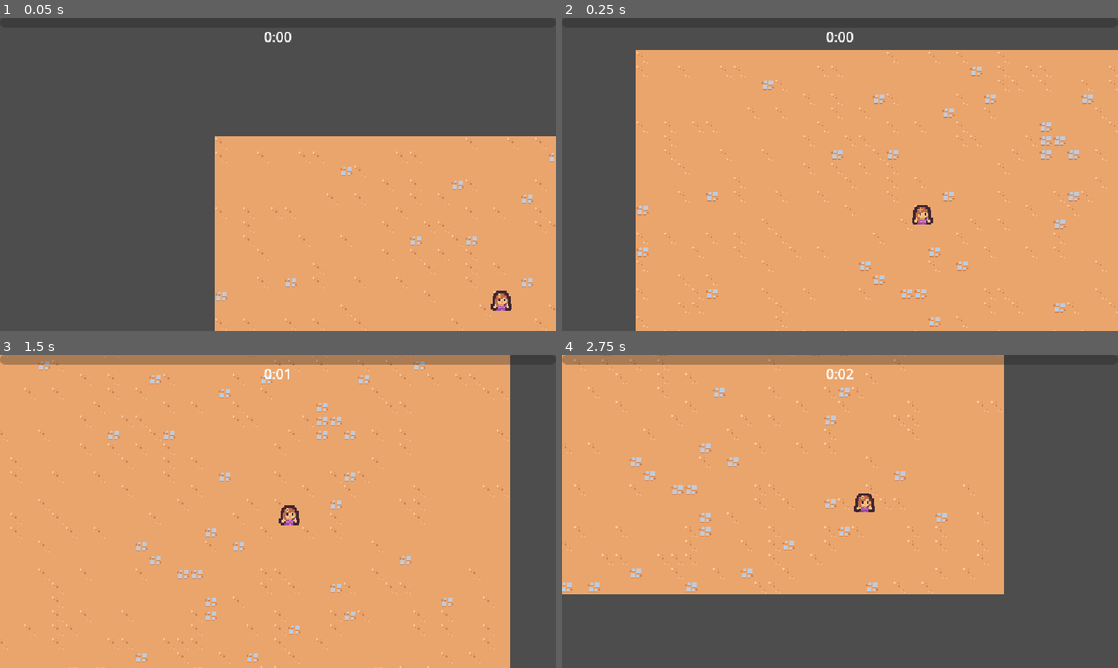
Above: before the commit, frames 1-4 (two rows, left to right).
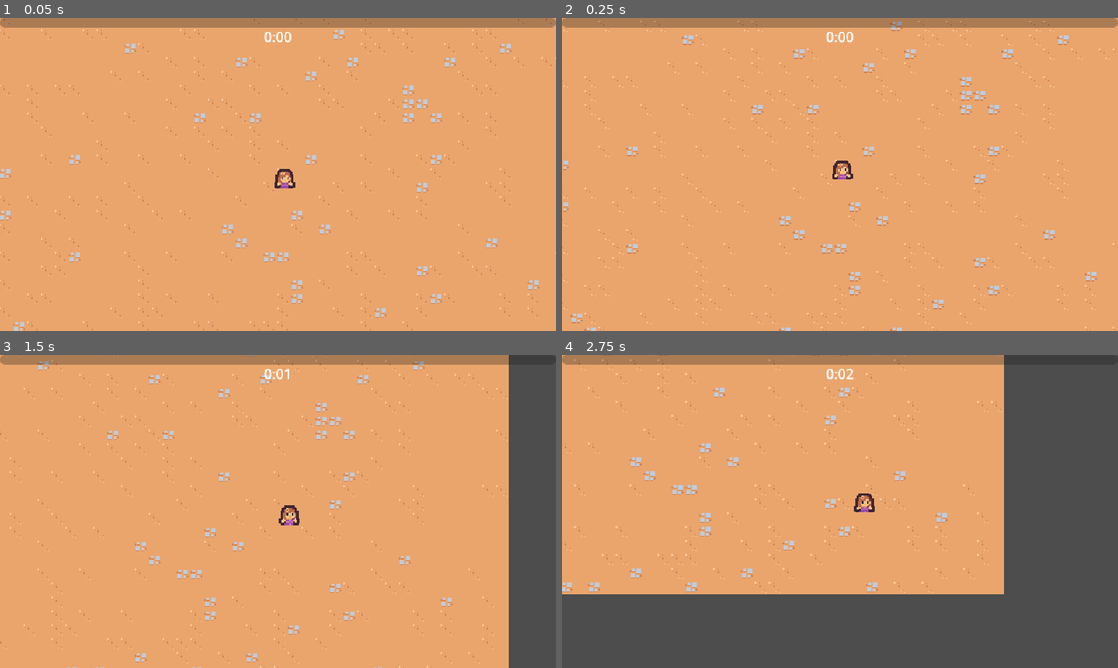
Above: after the commit, the same moments.

Repository: annehailer/cute-survivors
Game: Godot game, scene res://scenes/main/main.tscn
Two runs of this game, one before a commit and one after it. Both use one fixed random seed, a clock stepped at 60 frames per second and the inputs below.
Inputs:
- Up to frame 1 (0.05 s): no input
- Up to frame 2 (0.25 s): no input
- Up to frame 3 (1.5 s): hold Right (move_right) 0.53-1.28 s; hold Down (move_down) from 1.28 s (still down)
- Up to frame 4 (2.75 s): release Down (move_down) at 2.03 s; hold Right (move_right) from 2.03 s (still down)

The runs differ from the first frame. In frame 1, 64% of the frame differs, in the area x 0-100%, y 0-100%; in frame 2, 26%; in frame 3, 2.0%; in frame 4, nothing differs.

Commit message:
feat: upgrate UI groundwork

Diff:
--- /dev/null
+++ b/scenes/UI/ability_upgrade_card.gd
@@ -0,0 +1,9 @@
+extends PanelContainer
+
+@onready var name_label: Label = %NameLabel
+@onready var description_label: Label = %DescriptionLabel
+
+
+func set_ability_upgrade(upgrade: AbilityUpgrade):
+	name_label.text = upgrade.name
+	description_label.text = upgrade.description
--- /dev/null
+++ b/scenes/UI/ability_upgrade_card.tscn
@@ -0,0 +1,21 @@
+[gd_scene format=3 uid="uid://cchhbvtlrj1ue"]
+
+[ext_resource type="Script" uid="uid://cnbg6ghs57kud" path="res://scenes/UI/ability_upgrade_card.gd" id="1_xbdcf"]
+
+[node name="AbilityUpgradeCard" type="PanelContainer" unique_id=991648117]
+custom_minimum_size = Vector2(120, 150)
+script = ExtResource("1_xbdcf")
+
+[node name="VBoxContainer" type="VBoxContainer" parent="." unique_id=270373968]
+layout_mode = 2
+
+[node name="NameLabel" type="Label" parent="VBoxContainer" unique_id=1711794633]
+unique_name_in_owner = true
+layout_mode = 2
+text = "test name"
+
+[node name="DescriptionLabel" type="Label" parent="VBoxContainer" unique_id=273962506]
+unique_name_in_owner = true
+layout_mode = 2
+text = "Description here"
+autowrap_mode = 2
--- /dev/null
+++ b/scenes/UI/upgrade_screen.gd
@@ -0,0 +1,14 @@
+extends CanvasLayer
+
+@export var upgrade_card_scene: PackedScene
+@onready var card_container: HBoxContainer = %CardContainer
+
+func _ready():
+	get_tree().paused = true
+
+
+func set_ability_upgrades(upgrades: Array[AbilityUpgrade]):
+	for upgrade in upgrades:
+		var card_instance = upgrade_card_scene.instantiate()
+		card_container.add_child(card_instance)
+		card_instance.set_ability_upgrade(upgrade)
--- /dev/null
+++ b/scenes/UI/upgrade_screen.tscn
@@ -0,0 +1,22 @@
+[gd_scene format=3 uid="uid://fjoa62ht37sa"]
+
+[ext_resource type="PackedScene" uid="uid://cchhbvtlrj1ue" path="res://scenes/UI/ability_upgrade_card.tscn" id="1_auatr"]
+[ext_resource type="Script" uid="uid://4g20x06fklgu" path="res://scenes/UI/upgrade_screen.gd" id="1_l62tb"]
+
+[node name="UpgradeScreen" type="CanvasLayer" unique_id=197727343]
+process_mode = 3
+script = ExtResource("1_l62tb")
+upgrade_card_scene = ExtResource("1_auatr")
+
+[node name="MarginContainer" type="MarginContainer" parent="." unique_id=829682103]
+anchors_preset = 15
+anchor_right = 1.0
+anchor_bottom = 1.0
+grow_horizontal = 2
+grow_vertical = 2
+
+[node name="CardContainer" type="HBoxContainer" parent="MarginContainer" unique_id=33390800]
+unique_name_in_owner = true
+layout_mode = 2
+size_flags_horizontal = 4
+size_flags_vertical = 4
--- a/scenes/main/main.tscn
+++ b/scenes/main/main.tscn
@@ -28,6 +28,7 @@
 exp_manager = NodePath("../ExpManager")
 
 [node name="GameCamera" parent="." unique_id=1025735755 instance=ExtResource("3_k2fmo")]
+position = Vector2(320, 180)
 
 [node name="TileMap" type="TileMapLayer" parent="." unique_id=2094235984]
 tile_map_data = PackedByteArray("AAACAAEAAAAAAAQAAAADAAEAAAABAAQAAAAEAAEAAAAAAAQAAAADAAIAAAAAAAQAAAACAAIAAAAAAAQAAAACAA …(17120 unchanged characters)…
--- a/scenes/managers/exp_manager.gd
+++ b/scenes/managers/exp_manager.gd
@@ -7,7 +7,7 @@
 
 var current_exp = 0
 var current_level = 1
-var target_exp = 5
+var target_exp = 1
 
 
 func _ready():
--- a/scenes/managers/upgrade_manager.gd
+++ b/scenes/managers/upgrade_manager.gd
@@ -2,6 +2,7 @@
 
 @export var upgrade_pool: Array[AbilityUpgrade]
 @export var exp_manager: Node
+@export var upgrade_screen_scene: PackedScene
 
 var current_upgrades = {}
 
@@ -15,11 +16,16 @@
 	if chosen_upgrade == null:
 		return
 
-	var has_upgrade = current_upgrades.has(chosen_upgrade.id)
+	var upgrade_screen_instance = upgrade_screen_scene.instantiate()
+	add_child(upgrade_screen_instance)
+	upgrade_screen_instance.set_ability_upgrades([chosen_upgrade] as Array[AbilityUpgrade])
+
+func apply_upgrade(upgrade: AbilityUpgrade):
+	var has_upgrade = current_upgrades.has(upgrade.id)
 	if !has_upgrade:
-		current_upgrades[chosen_upgrade.id] = {
-			"resource": chosen_upgrade,
+		current_upgrades[upgrade.id] = {
+			"resource": upgrade,
 			"quantity": 1
 		}
 	else:
-		current_upgrades[chosen_upgrade.id]["quantity"] += 1
+		current_upgrades[upgrade.id]["quantity"] += 1
--- a/scenes/managers/upgrade_manager.tscn
+++ b/scenes/managers/upgrade_manager.tscn
@@ -3,7 +3,9 @@
 [ext_resource type="Script" uid="uid://d3r51a4y74jvi" path="res://scenes/managers/upgrade_manager.gd" id="1_04hjb"]
 [ext_resource type="Script" uid="uid://dydbfujja1q7y" path="res://resources/upgrades/ability_upgrade.gd" id="2_h5slu"]
 [ext_resource type="Resource" uid="uid://6dxwmwjxi6pm" path="res://resources/upgrades/sword_rate.tres" id="3_y3w1s"]
+[ext_resource type="PackedScene" uid="uid://fjoa62ht37sa" path="res://scenes/UI/upgrade_screen.tscn" id="4_y3w1s"]
 
 [node name="UpgradeManager" type="Node" unique_id=1826587050]
 script = ExtResource("1_04hjb")
 upgrade_pool = Array[ExtResource("2_h5slu")]([ExtResource("3_y3w1s")])
+upgrade_screen_scene = ExtResource("4_y3w1s")
Not shown, added: scenes/UI/ability_upgrade_card.gd.uid
Not shown, added: scenes/UI/upgrade_screen.gd.uid
